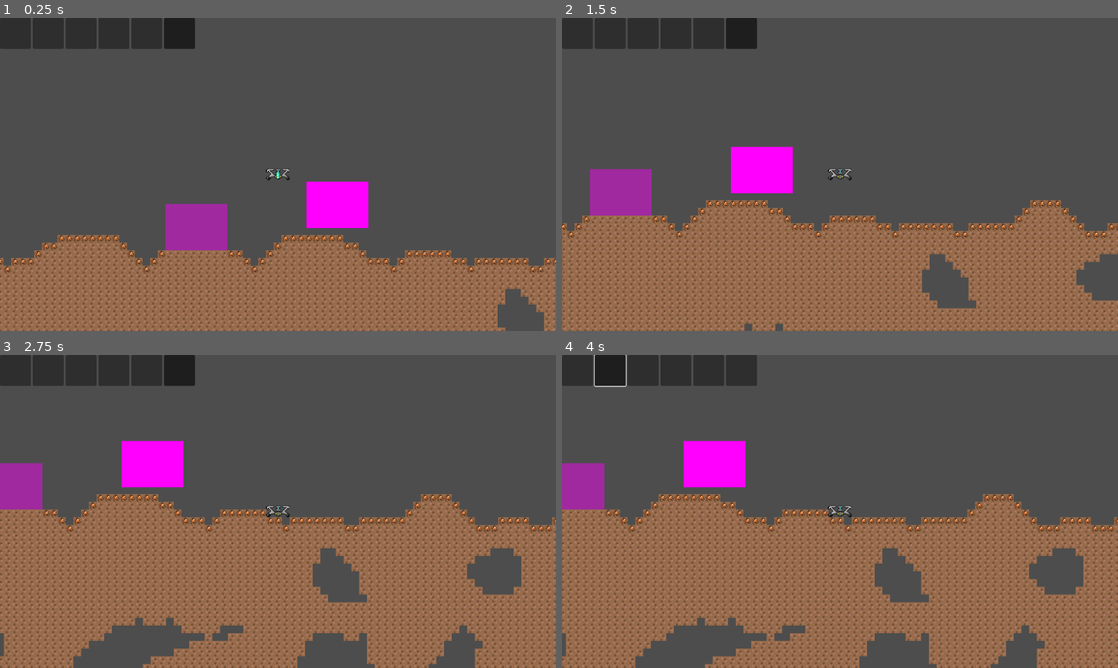
Above: before the commit, frames 1-4 (two rows, left to right).
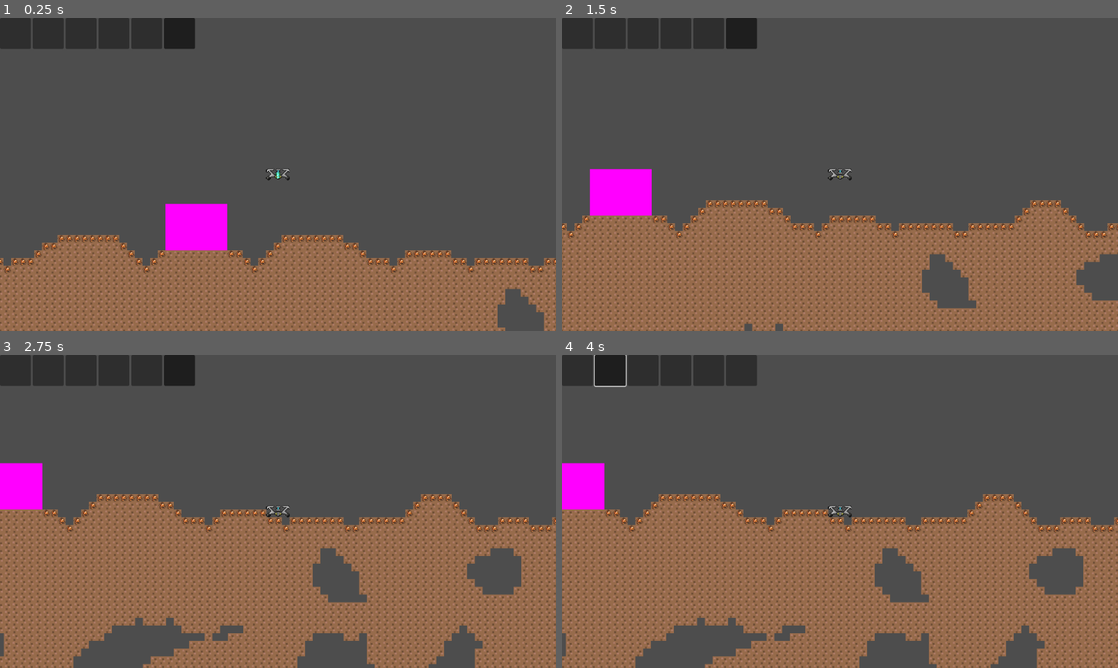
Above: after the commit, the same moments.

Repository: milana-94888u/curiostray
Game: Godot game, scene res://src/scenes/world/world.tscn
Two runs of this game, one before a commit and one after it. Both use one fixed random seed, a clock stepped at 60 frames per second and the inputs below.
Inputs (mouse positions are in pixels of both pictures, inside the frame that each line leads up to):
- Up to frame 1 (0.25 s): no input
- Up to frame 2 (1.5 s): move the mouse to (962, 158) at 0.52 s; hold D (right) from 0.53 s (still down); click (962, 158) at 0.67 s; tap Space (jump) at 0.77 s; move the mouse to (728, 190) at 1.27 s
- Up to frame 3 (2.75 s): tap Space (jump) at 1.52 s; move the mouse to (333, 442) at 2.02 s; release D (right) at 2.03 s; hold A (left) from 2.03 s (still down)
- Up to frame 4 (4 s): release A (left) at 2.75 s; click (578, 370) at 2.75 s; click (612, 370) at 3.5 s

The runs differ from the first frame. In frame 1, 3.3% of the frame differs, in the area x 29-67%, y 52-75%; in frame 2, 3.3%; in frame 3, 2.8%; in frame 4, 2.8%.

Commit message:
add player data to player script

Diff:
--- a/src/resources/player_data.gd
+++ b/src/resources/player_data.gd
@@ -2,5 +2,19 @@
 extends Resource
 
 
+signal no_energy
+
+
 @export var available_crafts: Array[CraftingRecipe]
 @export var player_inventory: Inventory
+
+
+@export var max_energy := 100
+@export var energy := 100:
+	set(value):
+		if value > max_energy:
+			return
+		energy = value
+		if energy <= 0:
+			energy = 0
+			no_energy.emit()
--- a/src/scenes/player/player.gd
+++ b/src/scenes/player/player.gd
@@ -8,15 +8,11 @@
 @onready var ui_canvas := $PlayerUICanvas
 
 
-@export var inventory: Inventory:
+@export var player_data: PlayerData:
 	get:
-		return Globals.player_data.player_inventory
-	set(new_inventory):
-		Globals.player_data.player_inventory = new_inventory
-
-
-func change_inventory() -> void:
-	inventory = inventory
+		return Globals.player_data
+	set(value):
+		Globals.player_data = value
 
 
 func enqueue_pick_item(pickable_item: PickableItem) -> void:
@@ -64,11 +60,11 @@
 	pick_queue = pick_queue.filter(func(pickable_item): return is_instance_valid(pickable_item)) as Array[PickableItem]
 	for pickable_item in pick_queue:
 		var pick_amount := mini(
-			inventory.get_pickable_amount(pickable_item.item),
+			player_data.player_inventory.get_pickable_amount(pickable_item.item),
 			pickable_item.amount,
 		)
 		if pick_amount:
-			inventory.pick_item_with_remainder(pickable_item.item, pick_amount)
+			player_data.player_inventory.pick_item_with_remainder(pickable_item.item, pick_amount)
 			pickable_item.amount -= pick_amount
 			if pickable_item.amount < 1:
 				pickable_item.queue_free()
--- a/src/scenes/world/BuildBlockingBodiesManager.gd
+++ b/src/scenes/world/BuildBlockingBodiesManager.gd
@@ -11,11 +11,13 @@
 	BlockBreakManager.blocking_body_set.connect(shape_to_tiles)
 
 
-func shape_to_tiles(shape: CollisionShape2D) -> void:
+func shape_to_tiles(shape: CollisionShape2D) -> Array[Vector2i]:
 	var shape_relative := world.to_local(shape.global_position)
 	var shape_rect := shape.shape.get_rect()
 	var topleft := world.local_to_map(shape_relative + shape_rect.position)
 	var bottomright := world.local_to_map(shape_relative + shape_rect.end - Vector2.ONE)
-#	for x in range(topleft.x, bottomright.x + 1):
-#		for y in range(topleft.y, bottomright.y + 1):
-#			world.set_block(x, y, world.BlockType.GOLD)
+	var result: Array[Vector2i] = []
+	for x in range(topleft.x, bottomright.x + 1):
+		for y in range(topleft.y, bottomright.y + 1):
+			result.append(Vector2i(x, y))
+	return result
--- a/src/scenes/world/WorldGenerator.gd
+++ b/src/scenes/world/WorldGenerator.gd
@@ -9,6 +9,9 @@
 @export var terrain_noise: Noise
 @export var caves_noise: Noise
 @export var ores_noise: Noise
+
+
+@export var main_building_scene: PackedScene
 
 
 # Called when the node enters the scene tree for the first time.
@@ -36,22 +39,25 @@
 		for y in range(depth):
 			if world.get_cell_atlas_coords(0, Vector2i(x, y)) == Vector2i.ZERO:
 				var relative_depth := float(y) / float(depth)
-#				print(relative_depth, " ", y)
 				var cell_value := (ores_noise.get_noise_2d(x, y)) * relative_depth
-#				print(cell_value)
 				world.set_block(x, y, floori(cell_value * 6.0))
 
 
-func set_main_building() -> void:
-	var building := preload("res://src/scenes/world/buildings/building.tscn").instantiate() as Area2D
-	var left_offset := roundi(terrain_noise.get_noise_1d(-4) * 5)
-	var right_offset := roundi(terrain_noise.get_noise_1d(3) * 5)
+func flatten_area_with_level(begin_x: int, end_x: int) -> int:
+	var left_offset := roundi(terrain_noise.get_noise_1d(begin_x) * 5)
+	var right_offset := roundi(terrain_noise.get_noise_1d(end_x) * 5)
 	var total_level := int(float(left_offset + right_offset) * 0.5) # mean
-	for x in range(-4, 4):
+	for x in range(begin_x, end_x + 1):
 		var offset := roundi(terrain_noise.get_noise_1d(x) * 5)
 		for y in range(offset, total_level):
 			world.erase_cell(0, Vector2(x, y))
 		for y in range(total_level, offset + 15):
 			world.set_block(x, y)
-	building.position = world.map_to_local(Vector2i(0, total_level - 3)) - 8 * Vector2.ONE
+	return total_level
+
+
+func set_main_building() -> void:
+	var building := main_building_scene.instantiate() as Area2D
+	var level := flatten_area_with_level(-4, 3)
+	building.position = world.map_to_local(Vector2i(0, level - 3)) - 8 * Vector2.ONE
 	world.add_child(building)
--- a/src/scenes/world/buildings/broken_building.gd
+++ b/src/scenes/world/buildings/broken_building.gd
@@ -1,3 +1,4 @@
+class_name BrokenBuilding
 extends Building
 
 
--- /dev/null
+++ b/src/scenes/world/buildings/broken_first_communication_tower.tscn
@@ -0,0 +1,5 @@
+[gd_scene load_steps=2 format=3 uid="uid://dc1l5oaeqg2ft"]
+
+[ext_resource type="PackedScene" uid="uid://cm3lvrxvy4p4g" path="res://src/scenes/world/buildings/broken_building.tscn" id="1_wnla4"]
+
+[node name="BrokenFirstCommunicationTower" instance=ExtResource("1_wnla4")]
--- a/src/scenes/world/buildings/building.tscn
+++ b/src/scenes/world/buildings/building.tscn
@@ -1,23 +1,15 @@
-[gd_scene load_steps=5 format=3 uid="uid://ixkwfi3tpv32"]
+[gd_scene load_steps=3 format=3 uid="uid://ixkwfi3tpv32"]
 
 [ext_resource type="Script" path="res://src/scenes/world/buildings/building.gd" id="1_3lo62"]
 [ext_resource type="Script" path="res://src/utils/build_blocker.gd" id="1_vc55v"]
 
-[sub_resource type="RectangleShape2D" id="RectangleShape2D_q843q"]
-size = Vector2(128, 96)
-
-[sub_resource type="PlaceholderTexture2D" id="PlaceholderTexture2D_tlf7e"]
-size = Vector2(128, 96)
-
 [node name="Building" type="Area2D"]
-modulate = Color(1, 1, 1, 0.466667)
+z_index = -1
 script = ExtResource("1_3lo62")
 
 [node name="CollisionShape2D" type="CollisionShape2D" parent="."]
-shape = SubResource("RectangleShape2D_q843q")
 
 [node name="BuildBlocker" type="Node" parent="CollisionShape2D"]
 script = ExtResource("1_vc55v")
 
 [node name="Sprite2D" type="Sprite2D" parent="."]
-texture = SubResource("PlaceholderTexture2D_tlf7e")
--- /dev/null
+++ b/src/scenes/world/buildings/main_building.tscn
@@ -0,0 +1,17 @@
+[gd_scene load_steps=4 format=3 uid="uid://dampbnd1tj0hc"]
+
+[ext_resource type="PackedScene" uid="uid://ixkwfi3tpv32" path="res://src/scenes/world/buildings/building.tscn" id="1_qngko"]
+
+[sub_resource type="RectangleShape2D" id="RectangleShape2D_n4n6o"]
+size = Vector2(128, 96)
+
+[sub_resource type="PlaceholderTexture2D" id="PlaceholderTexture2D_8x450"]
+size = Vector2(128, 96)
+
+[node name="MainBuilding" instance=ExtResource("1_qngko")]
+
+[node name="CollisionShape2D" parent="." index="0"]
+shape = SubResource("RectangleShape2D_n4n6o")
+
+[node name="Sprite2D" parent="." index="1"]
+texture = SubResource("PlaceholderTexture2D_8x450")
--- a/src/scenes/world/world.gd
+++ b/src/scenes/world/world.gd
@@ -12,7 +12,9 @@
 }
 
 
+@export_group("meow")
 @export var item: Item
+@export var item2: Item
 
 
 var is_breaking := false
--- a/src/scenes/world/world.tscn
+++ b/src/scenes/world/world.tscn
@@ -8,13 +8,10 @@
 [ext_resource type="Resource" uid="uid://d3bamexxsbkvx" path="res://resources/inventory/items/energy.tres" id="6_060nh"]
 [ext_resource type="Texture2D" uid="uid://dr25j70rc70vd" path="res://assets/sprites/tilesets/tiles.png" id="7_n2g4n"]
 [ext_resource type="Script" path="res://src/scenes/world/world.gd" id="8_ib7oy"]
+[ext_resource type="PackedScene" uid="uid://dampbnd1tj0hc" path="res://src/scenes/world/buildings/main_building.tscn" id="11_5wtg1"]
 [ext_resource type="PackedScene" uid="uid://cxc0xkdjr21h2" path="res://src/scenes/player/player.tscn" id="11_iomqm"]
 [ext_resource type="Script" path="res://src/scenes/world/BuildBlockingBodiesManager.gd" id="11_ykvhv"]
 [ext_resource type="Script" path="res://src/scenes/world/WorldGenerator.gd" id="12_imxky"]
-[ext_resource type="PackedScene" uid="uid://cm3lvrxvy4p4g" path="res://src/scenes/world/buildings/broken_building.tscn" id="12_lthh3"]
-[ext_resource type="Script" path="res://src/resources/counted_item.gd" id="13_nk3hn"]
-[ext_resource type="Script" path="res://src/resources/crafting/crafting_ingridient.gd" id="14_eo0na"]
-[ext_resource type="PackedScene" uid="uid://ixkwfi3tpv32" path="res://src/scenes/world/buildings/building.tscn" id="15_c1evt"]
 
 [sub_resource type="TileSetAtlasSource" id="TileSetAtlasSource_s6ptp"]
 texture = ExtResource("7_n2g4n")
@@ -90,33 +87,6 @@
 fractal_octaves = 9
 fractal_lacunarity = 0.1
 
-[sub_resource type="Resource" id="Resource_a6xu2"]
-script = ExtResource("13_nk3hn")
-item = ExtResource("2_nhjiy")
-amount = 2
-
-[sub_resource type="Resource" id="Resource_gqe82"]
-script = ExtResource("14_eo0na")
-reqiured_item = SubResource("Resource_a6xu2")
-
-[sub_resource type="Resource" id="Resource_l662p"]
-script = ExtResource("13_nk3hn")
-item = ExtResource("4_006t8")
-amount = 1
-
-[sub_resource type="Resource" id="Resource_201cr"]
-script = ExtResource("14_eo0na")
-reqiured_item = SubResource("Resource_l662p")
-
-[sub_resource type="Resource" id="Resource_flmhc"]
-script = ExtResource("13_nk3hn")
-item = ExtResource("1_mgp0s")
-amount = 6
-
-[sub_resource type="Resource" id="Resource_ojodu"]
-script = ExtResource("14_eo0na")
-reqiured_item = SubResource("Resource_flmhc")
-
 [node name="World" type="TileMap"]
 tile_set = SubResource("TileSet_ais84")
 format = 2
@@ -140,12 +110,8 @@
 terrain_noise = SubResource("FastNoiseLite_30ubq")
 caves_noise = SubResource("FastNoiseLite_kx7j1")
 ores_noise = SubResource("FastNoiseLite_6jyg8")
+main_building_scene = ExtResource("11_5wtg1")
 
 [node name="BuildBlockingBodiesManager" type="Node" parent="." node_paths=PackedStringArray("world")]
 script = ExtResource("11_ykvhv")
 world = NodePath("..")
-
-[node name="BrokenBuilding" parent="." instance=ExtResource("12_lthh3")]
-position = Vector2(292, -46)
-needed_ingdidients = Array[ExtResource("14_eo0na")]([SubResource("Resource_gqe82"), SubResource("Resource_201cr"), SubResource("Resource_ojodu")])
-switch_to = ExtResource("15_c1evt")
Not shown: 1 places in src/scenes/world/world.tscn that only renumber resources
